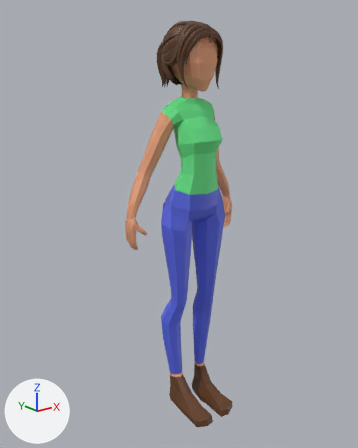
The FBX model Assets/03_Models/Characters/Karen/Mom.fbx, before and after one commit.
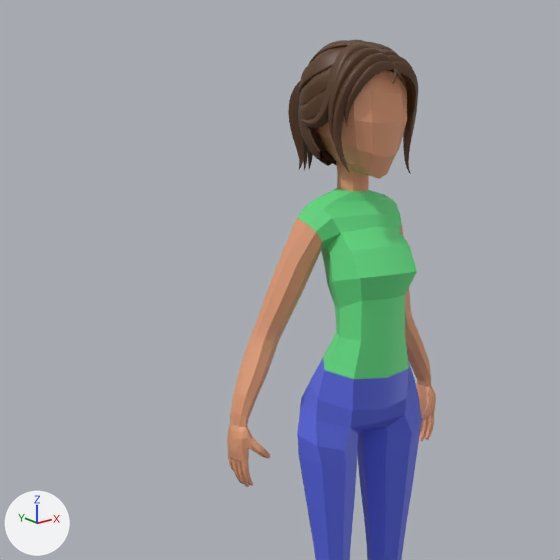
Each version appears first whole from a 50 mm lens placed at (-3.21, -3.8, 3.68), pointed at (-0.09, 0.1, 2.12), and next in a close-up on the part from 2% to 83% of the width and 0% to 64% of the height. Lighting does not change. The marker at lower left points along +X, +Y and +Z. Where no turn or scale is listed for an object, it has been applied to the vertices.

The scene before the commit, as lines of its bpy script (objects in view):
```python
me_cube_008 = bpy.data.meshes.new('Cube.008')
me_cube_008.from_pydata(...)  # 1326 vertices, 1312 faces; spans x -0.69..0.69, y -0.48..0.28, z -0.02..4.05
# faces by material slot: [900, 80, 244, 88]
me_cube_008.materials.append(mat_skin)  # beige #e7a17a
me_cube_008.materials.append(mat_shirt)  # green #67e789
me_cube_008.materials.append(mat_pants)  # blue #5a68e7
me_cube_008.materials.append(mat_shoes)  # brown #664024
me_nurbspath_031 = bpy.data.meshes.new('NurbsPath.031')
me_nurbspath_031.from_pydata(...)  # 15408 vertices, 15480 faces; spans x -0.248..0.279, y -0.347..0.366, z -0.575..0.047
me_nurbspath_031.materials.append(mat_hair)  # brown #583820
ob_cube_003 = bpy.data.objects.new('Cube.003', me_cube_008)
ob_cube_003.location = (0.0, 0.0, 0.0)
ob_hair = bpy.data.objects.new('Hair', me_nurbspath_031)
ob_hair.location = (-0.014, 0.097, 4.064)
```
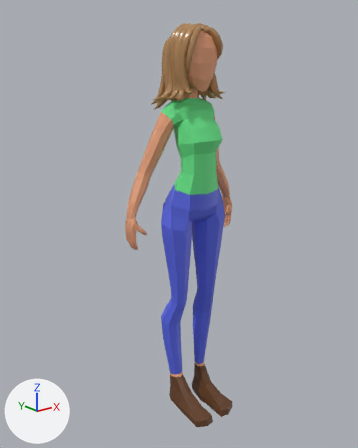
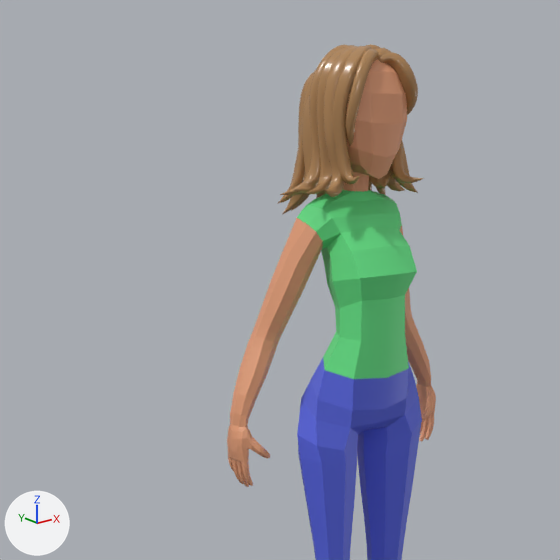
Changed parts and their boxes [x1, y1, x2, y2] in the close-ups (560 x 560 px):
'Head1_HairStrand.000', added (brown): after [277, 44, 424, 214]
'Hair', deleted (brown): before [288, 40, 418, 174]

Diff of the bpy script that builds the scene:
```diff
--- a/Assets/03_Models/Characters/Karen/Mom.fbx.py
+++ b/Assets/03_Models/Characters/Karen/Mom.fbx.py
@@ mat_sally_hair @@
+mat_sally_hair = principled_material('Sally_hair')
+mat_sally_hair.base_color = (0.434, 0.235, 0.0953)  # brown #b08557
+mat_sally_hair.roughness = 0.255
@@ me_nurbspath_100 @@
+me_nurbspath_100.from_pydata(...)  # 65664 vertices, 66632 faces; spans x -0.353..0.38, y -0.25..0.428, z -0.658..0.17
+me_nurbspath_100.materials.append(mat_sally_hair)  # brown #b08557
@@ ob_hair @@
-ob_hair = bpy.data.objects.new('Hair', me_nurbspath_031)
-ob_hair.location = (-0.014, 0.097, 4.064)
@@ ob_head1_hairstrand_000 @@
+ob_head1_hairstrand_000 = bpy.data.objects.new('Head1_HairStrand.000', me_nurbspath_100)
+ob_head1_hairstrand_000.location = (-0.007, -0.035, 3.919)
```
